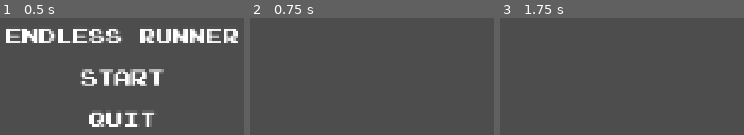
Above: before the commit, frames 1-3 (left to right).
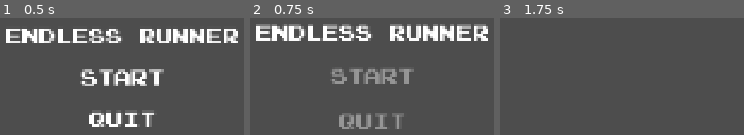
Above: after the commit, the same moments.

Repository: jablonskibrandan/GodotWildBestTeam
Game: Godot game, scene res://scenes/main_menu.tscn
Same seed, same stepped clock (60 frames per second), same inputs: the game is played once before the commit and once after it. Sound files missing from this copy of the repository are replaced by a short silence.
Inputs (mouse positions are in pixels of both pictures, inside the frame that each line leads up to):
- Up to frame 1 (0.5 s): no input
- Up to frame 2 (0.75 s): click "START" at 0.5 s
- Up to frame 3 (1.75 s): tap Enter at 1.25 s; move the mouse to (outside the picture) at 1.27 s

Frame 1 is identical in both runs. In frame 2, 13% of the frame differs, in the area x 2-98%, y 5-95%; in frame 3, nothing differs.

Commit message:
Added audio sound capabilities on main menu

Diff:
--- a/track-field-endless-runner/scenes/main_menu.tscn
+++ b/track-field-endless-runner/scenes/main_menu.tscn
@@ -2,6 +2,8 @@
 
 [ext_resource type="Script" uid="uid://nn5k83gl53ha" path="res://scripts/main_menu_ui.gd" id="1_ekxnf"]
 [ext_resource type="FontFile" uid="uid://duw6o7lgkv2af" path="res://fonts/PressStart2P-vaV7.ttf" id="1_l6cm7"]
+[ext_resource type="AudioStream" uid="uid://cc8qp8wjc12ch" path="res://audio/SFX-MenuHover.mp3" id="3_bqqt6"]
+[ext_resource type="AudioStream" uid="uid://clxha00cd7u0f" path="res://audio/SFX-MenuConfirm.mp3" id="3_wu84c"]
 
 [sub_resource type="StyleBoxEmpty" id="StyleBoxEmpty_f1tay"]
 
@@ -11,7 +13,7 @@
 
 [sub_resource type="StyleBoxEmpty" id="StyleBoxEmpty_bqqt6"]
 
-[node name="Control" type="Control" unique_id=627842410 node_paths=PackedStringArray("start_button", "quit_button")]
+[node name="Control" type="Control" unique_id=627842410 node_paths=PackedStringArray("start_button", "quit_button", "hover_sound", "click_sound")]
 layout_mode = 3
 anchors_preset = 15
 anchor_right = 1.0
@@ -22,6 +24,8 @@
 game_scene_path = "uid://0e6qskfldh1r"
 start_button = NodePath("CenterContainer/VBoxContainer/StartButton")
 quit_button = NodePath("CenterContainer/VBoxContainer/QuitButton")
+hover_sound = NodePath("Hover")
+click_sound = NodePath("Confirm")
 blink_interval = 0.45
 blink_color = Color(1, 0, 0, 1)
 
@@ -61,3 +65,9 @@
 theme_override_styles/hover = SubResource("StyleBoxEmpty_bqqt6")
 text = "QUIT
 "
+
+[node name="Confirm" type="AudioStreamPlayer" parent="." unique_id=883455157]
+stream = ExtResource("3_wu84c")
+
+[node name="Hover" type="AudioStreamPlayer" parent="." unique_id=865213487]
+stream = ExtResource("3_bqqt6")
--- a/track-field-endless-runner/scripts/main_menu_ui.gd
+++ b/track-field-endless-runner/scripts/main_menu_ui.gd
@@ -5,6 +5,11 @@
 @export var start_button: Button
 @export var quit_button: Button
 
+@export_category("Button Sounds")
+@export var hover_sound: AudioStreamPlayer
+@export var click_sound: AudioStreamPlayer
+
+@export_category("Button Colors")
 @export var blink_interval: float = 0.15
 @export var normal_color: Color = Color.WHITE
 @export var blink_color: Color = Color.YELLOW
@@ -15,8 +20,8 @@
 
 
 func _ready() -> void:
-	start_button.pressed.connect(_start_game)
-	quit_button.pressed.connect(_quit_game)
+	start_button.pressed.connect(_on_start_button_pressed)
+	quit_button.pressed.connect(_on_quit_button_pressed)
 
 	_setup_button(start_button)
 	_setup_button(quit_button)
@@ -51,6 +56,7 @@
 	showing_blink_color = true
 
 	_set_button_hover_color(button, blink_color)
+	_play_hover_sound()
 
 	blink_timer.wait_time = blink_interval
 	blink_timer.start()
@@ -89,9 +95,53 @@
 	hovered_button = null
 
 
+func _play_hover_sound() -> void:
+	if not is_instance_valid(hover_sound):
+		return
+
+	if hover_sound.stream == null:
+		return
+
+	hover_sound.stop()
+	hover_sound.play()
+
+
+func _play_click_sound() -> void:
+	if not is_instance_valid(click_sound):
+		return
+
+	if click_sound.stream == null:
+		return
+
+	click_sound.stop()
+	click_sound.play()
+
+	# Wait so the sound is not destroyed immediately when changing scenes.
+	await click_sound.finished
+
+
+func _on_start_button_pressed() -> void:
+	start_button.disabled = true
+	quit_button.disabled = true
+
+	await _play_click_sound()
+	_start_game()
+
+
+func _on_quit_button_pressed() -> void:
+	start_button.disabled = true
+	quit_button.disabled = true
+
+	await _play_click_sound()
+	_quit_game()
+
+
 func _start_game() -> void:
 	if game_scene_path.is_empty():
 		push_error("No game scene path assigned on MainMenu.")
+
+		start_button.disabled = false
+		quit_button.disabled = false
 		return
 
 	get_tree().change_scene_to_file(game_scene_path)
Not shown, added: track-field-endless-runner/audio/SFX-MenuConfirm.mp3.import
Not shown, added: track-field-endless-runner/audio/SFX-MenuHover.mp3.import
Not shown, added: track-field-endless-runner/audio/SFX-MenuConfirm.mp3
Not shown, added: track-field-endless-runner/audio/SFX-MenuHover.mp3
